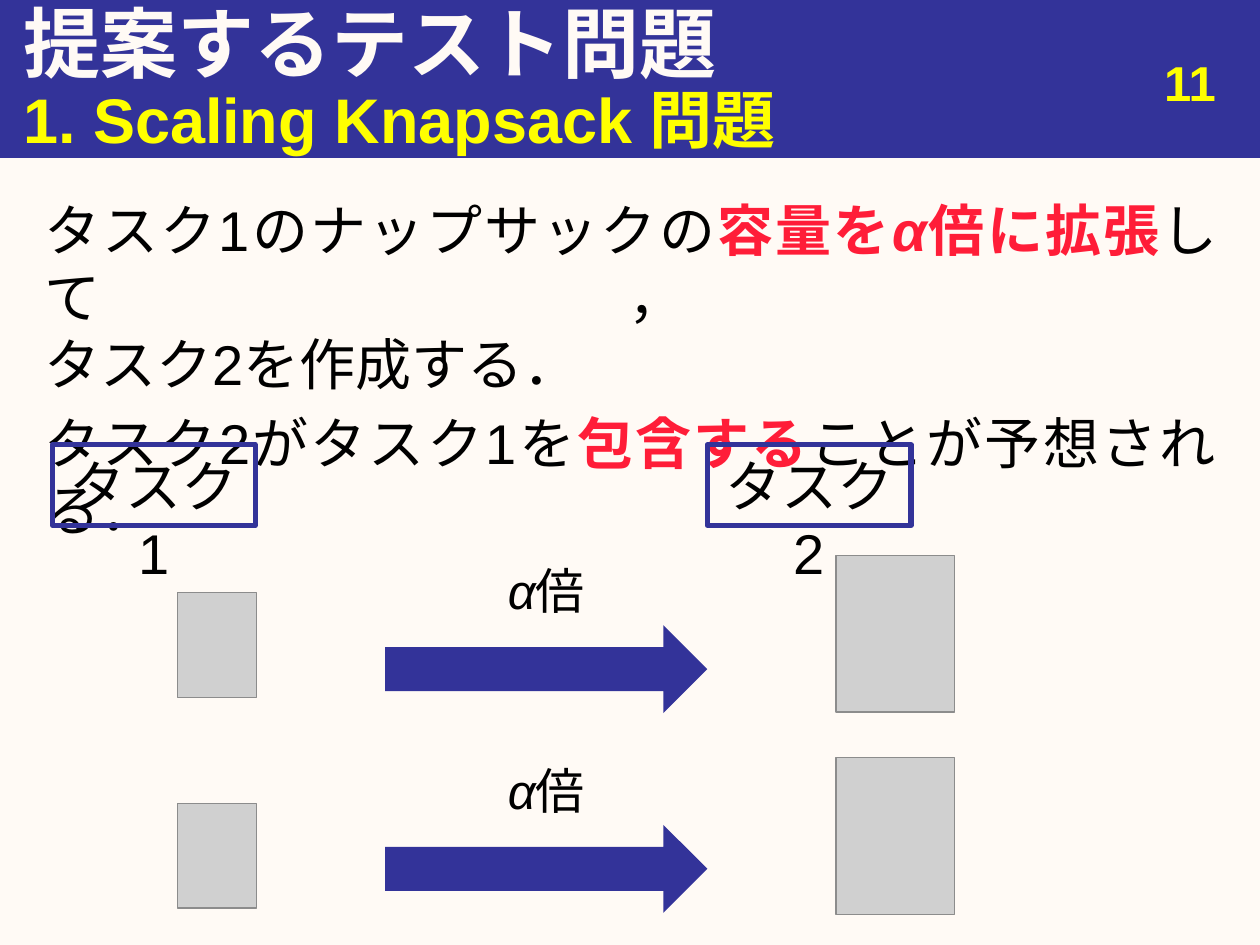
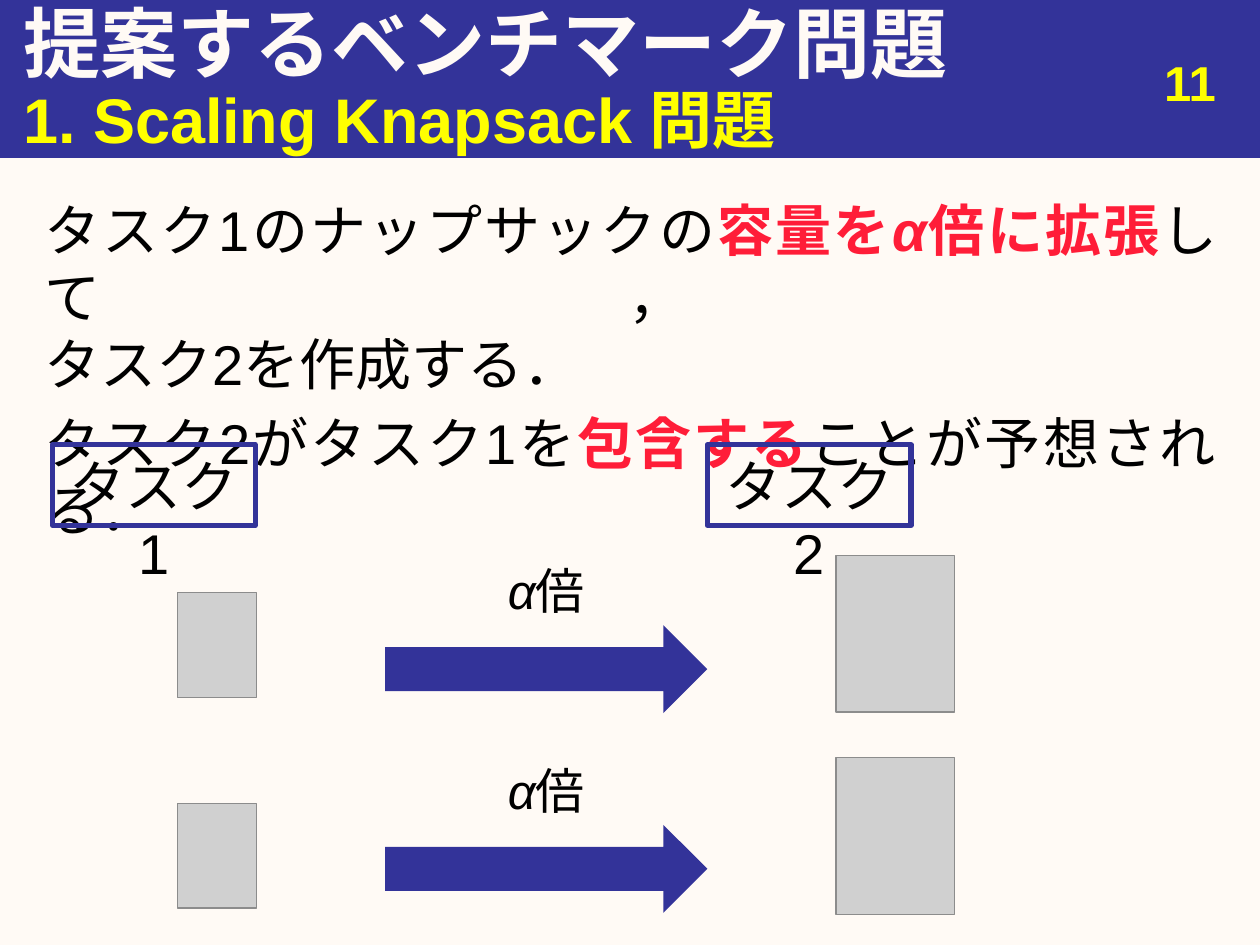
Before and after one commit to youle921/Slide-maintain, a slide deck: slide 12 of abstract/Slides/20200217_urita_graduation_v3.pptx. Drawn at 1260x945 pixels with LibreOffice and Linux fonts; fonts in the diff are those of the drawing; grey boxes stand for pictures. Boxes give left, top, right and bottom in pixels: in the first picture for what was removed or moved away, otherwise in the second. Text is boxed around its words. In the diff, an @@ line names an element or a change of style, - is before the commit and + after.

```diff
--- a/abstract/Slides/20200217_urita_graduation_v3.pptx
+++ b/abstract/Slides/20200217_urita_graduation_v3.pptx
@@ title at box(23, 6, 947, 79): text changed @@
-提案するテスト問題
+提案するベンチマーク問題
```
Also in this commit, not shown: 16 other slides changed, 1 slide added, 2 other files.
